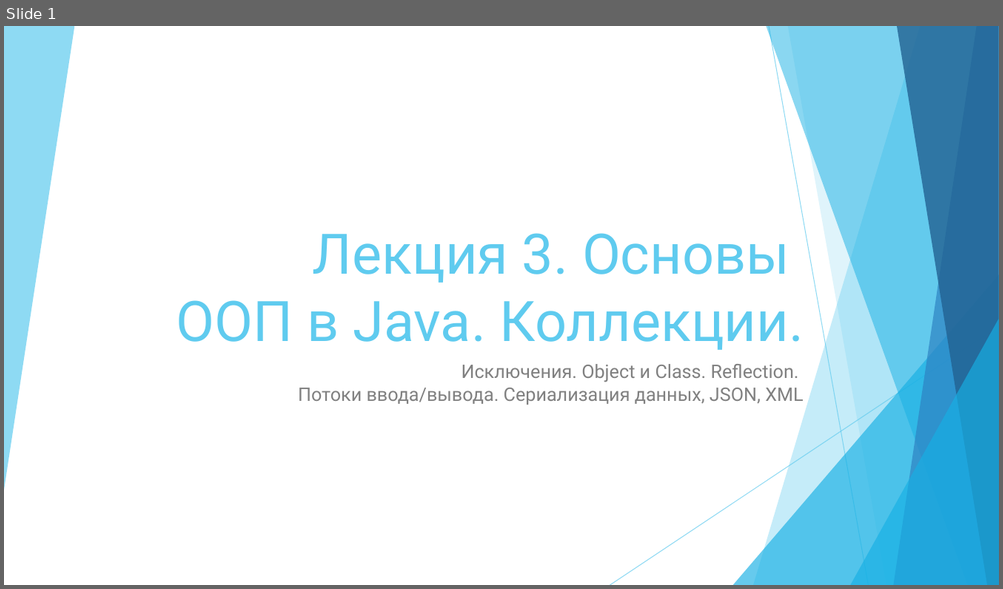
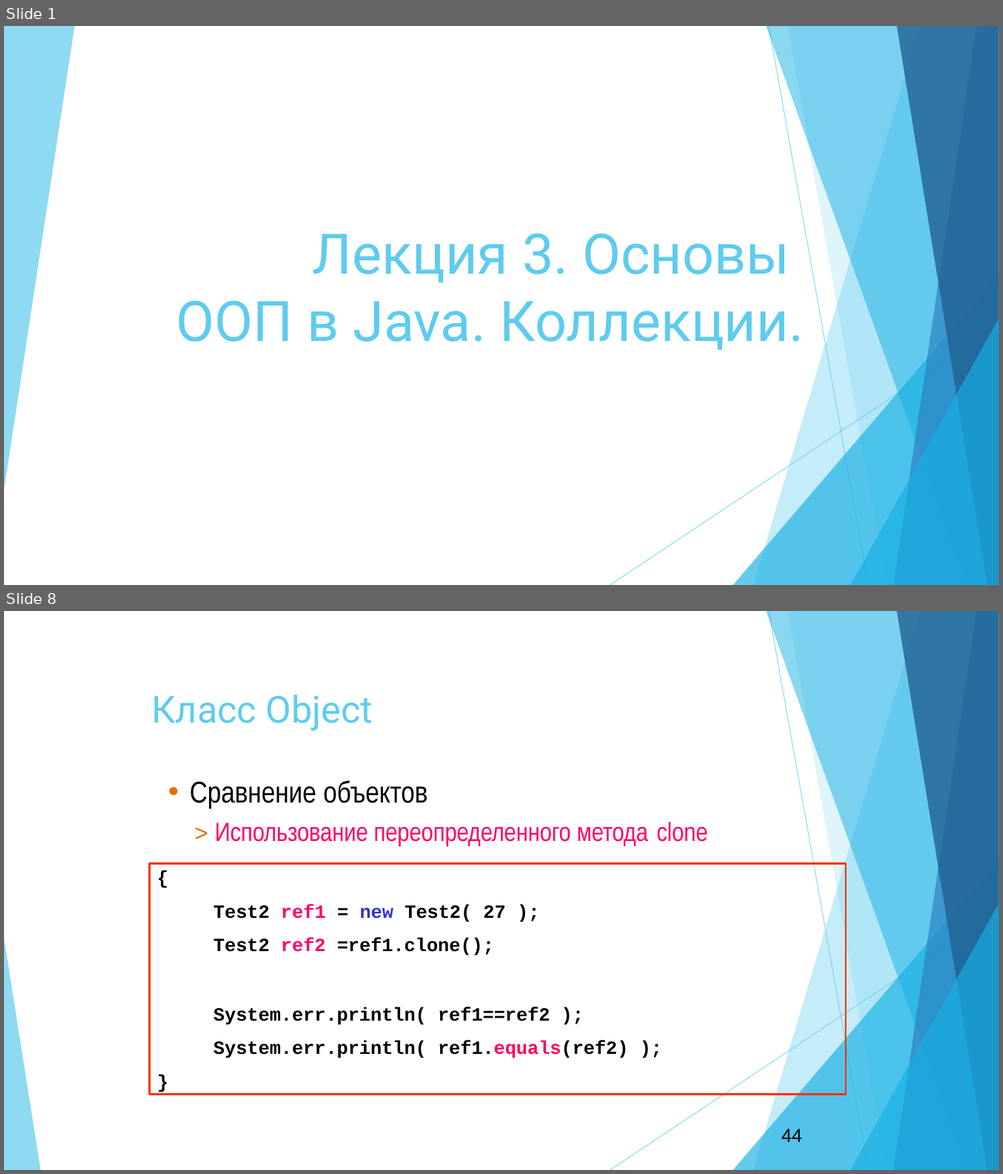
Before and after one commit to vvsirius/Presentations, a slide deck: 03. Java.pptx. Shown one above the other, each under a label of ours: slide 1 before the commit, slides 1 and 8 after it; the slides between them are not shown. The pictures are 1003x589 and 1003x1174 pixels, drawn with LibreOffice and Linux fonts; fonts in the diff are those of the drawing. Boxes give left, top, right and bottom in pixels: in the first picture for what was removed or moved away, otherwise in the second. Text is boxed around its words. In the diff, an @@ line names an element or a change of style, - is before the commit and + after.

```diff
--- a/03. Java.pptx
+++ b/03. Java.pptx
@@ slide 8 added at bbox=[4, 611, 999, 1170], background #FFFFFF; not listed: 9 template elements that a slide beside it also shows @@
@@ title added at bbox=[152, 695, 373, 731], 36 pt, text #5FCBEF @@
+Класс Object
@@ text added at bbox=[190, 780, 708, 846], 25.4 pt, text #FF0066 @@
+• Сравнение объектов
+> Использование переопределенного метода clone
@@ rectangle added at bbox=[150, 864, 845, 1094], outline #FF3300 2 pt, 18.1 pt, text #000000, bold @@
+{
+Test2 ref1 = new Test2( 27 );
+Test2 ref2 =ref1.clone();
+System.err.println( ref1==ref2 ); System.err.println( ref1.equals(ref2) );
+}
@@ triangle added at bbox=[4, 939, 40, 1170], fill #5FCBEF at 70% opacity @@
@@ text added at bbox=[781, 1129, 802, 1142], 18.1 pt, text #000000 @@
+44
@@ slide 1 changed as well @@
@@ subtitle removed at bbox=[298, 364, 802, 405] @@
-Исключения. Object и Class. Reflection.
-Потоки ввода/вывода. Сериализация данных, JSON, XML
```
Also in this commit, not shown: 34 other slides added, 38 slides removed, 15 other files.
